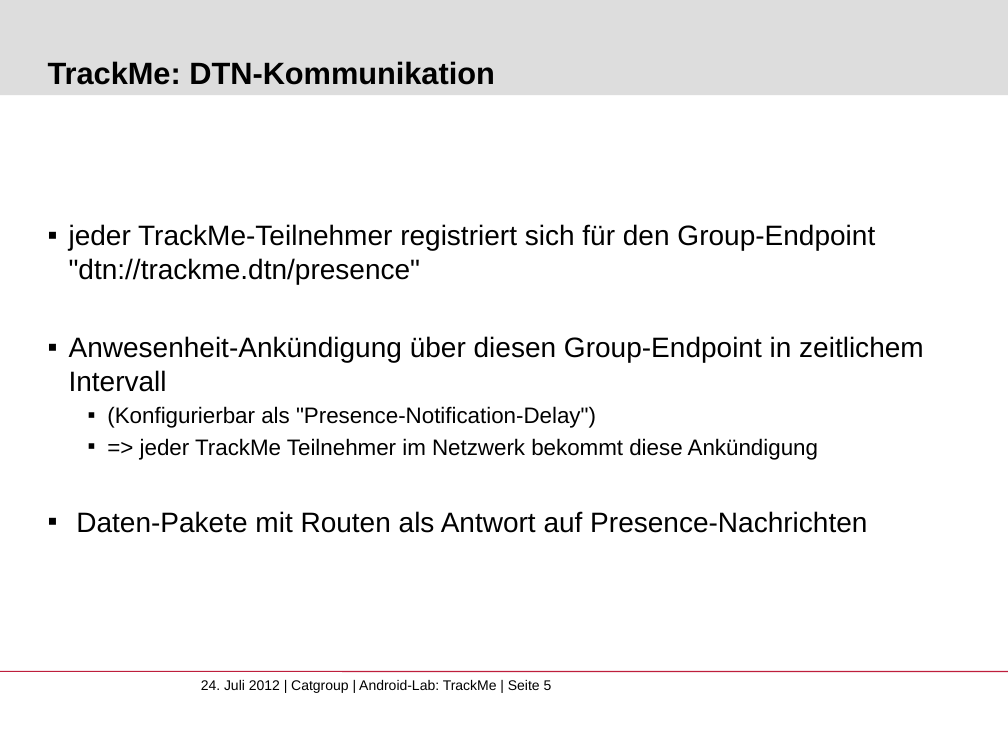
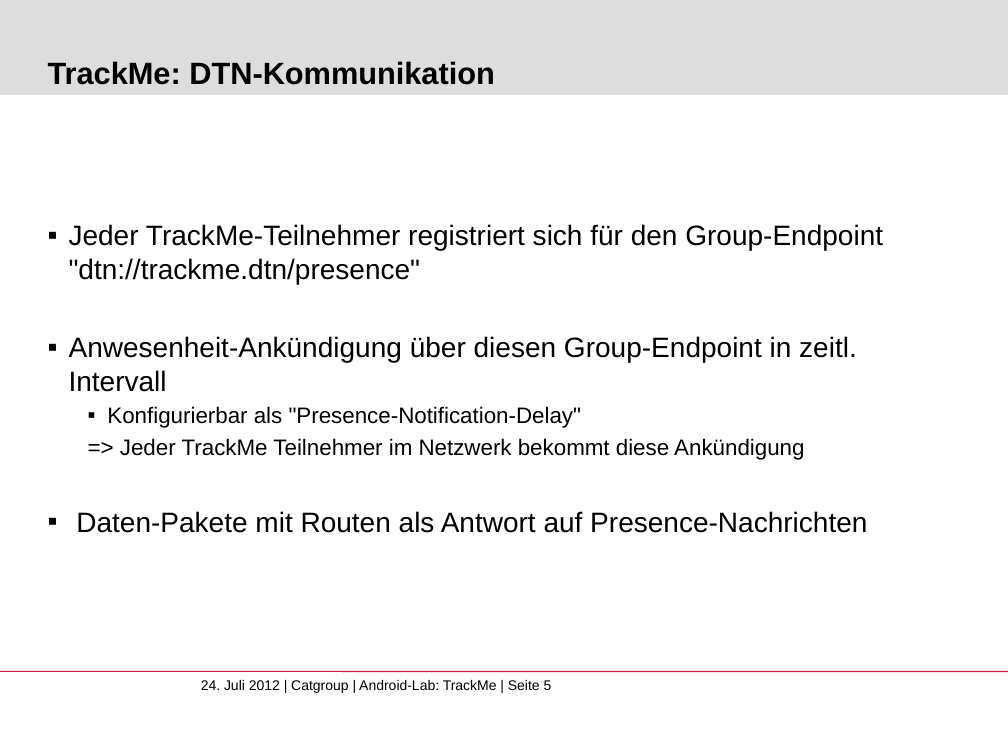
Before and after one commit to Susshi/TrackMe, a slide deck: slide 5 of doc/Android-Lab-TrackMe-Abschlusspraes.pptx. Drawn at 1008x756 pixels with LibreOffice and Linux fonts; fonts in the diff are those of the drawing; background and template pictures are left out. Boxes give left, top, right and bottom in pixels: in the first picture for what was removed or moved away, otherwise in the second. Text is boxed around its words. In the diff, an @@ line names an element or a change of style, - is before the commit and + after.

Commit message:
- Update Präsentation - Sequenzdiagramm DTN Kommunikation

```diff
--- a/doc/Android-Lab-TrackMe-Abschlusspraes.pptx
+++ b/doc/Android-Lab-TrackMe-Abschlusspraes.pptx
@@ text at (69,224,883,460): text changed @@
-  ▪ jeder TrackMe-Teilnehmer registriert sich für den Group-Endpoint "dtn://trackme.dtn/presence"
-  ▪ Anwesenheit-Ankündigung über diesen Group-Endpoint in zeitlichem Intervall
-      ▪ (Konfigurierbar als "Presence-Notification-Delay")
-      ▪ => jeder TrackMe Teilnehmer im Netzwerk bekommt diese Ankündigung
+  ▪ Jeder TrackMe-Teilnehmer registriert sich für den Group-Endpoint "dtn://trackme.dtn/presence"
+  ▪ Anwesenheit-Ankündigung über diesen Group-Endpoint in zeitl. Intervall
+      ▪ Konfigurierbar als "Presence-Notification-Delay"
+      => Jeder TrackMe Teilnehmer im Netzwerk bekommt diese Ankündigung
```
Also in this commit, not shown: 3 other slides changed, 5 slides added, 2 other files.
